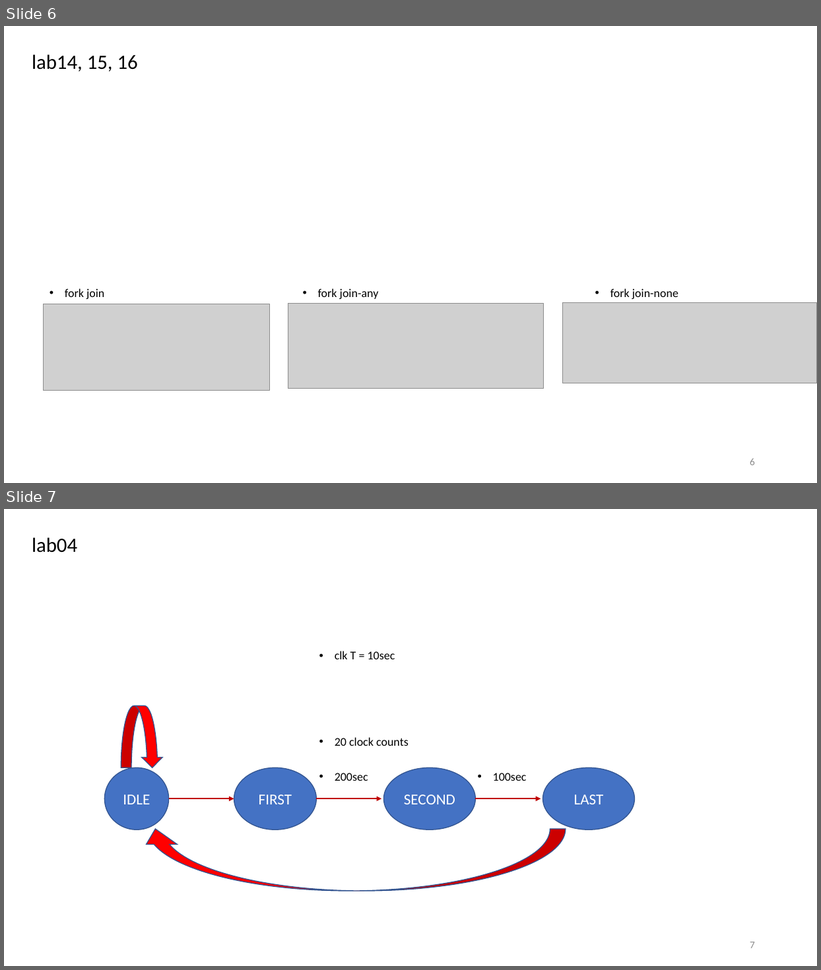
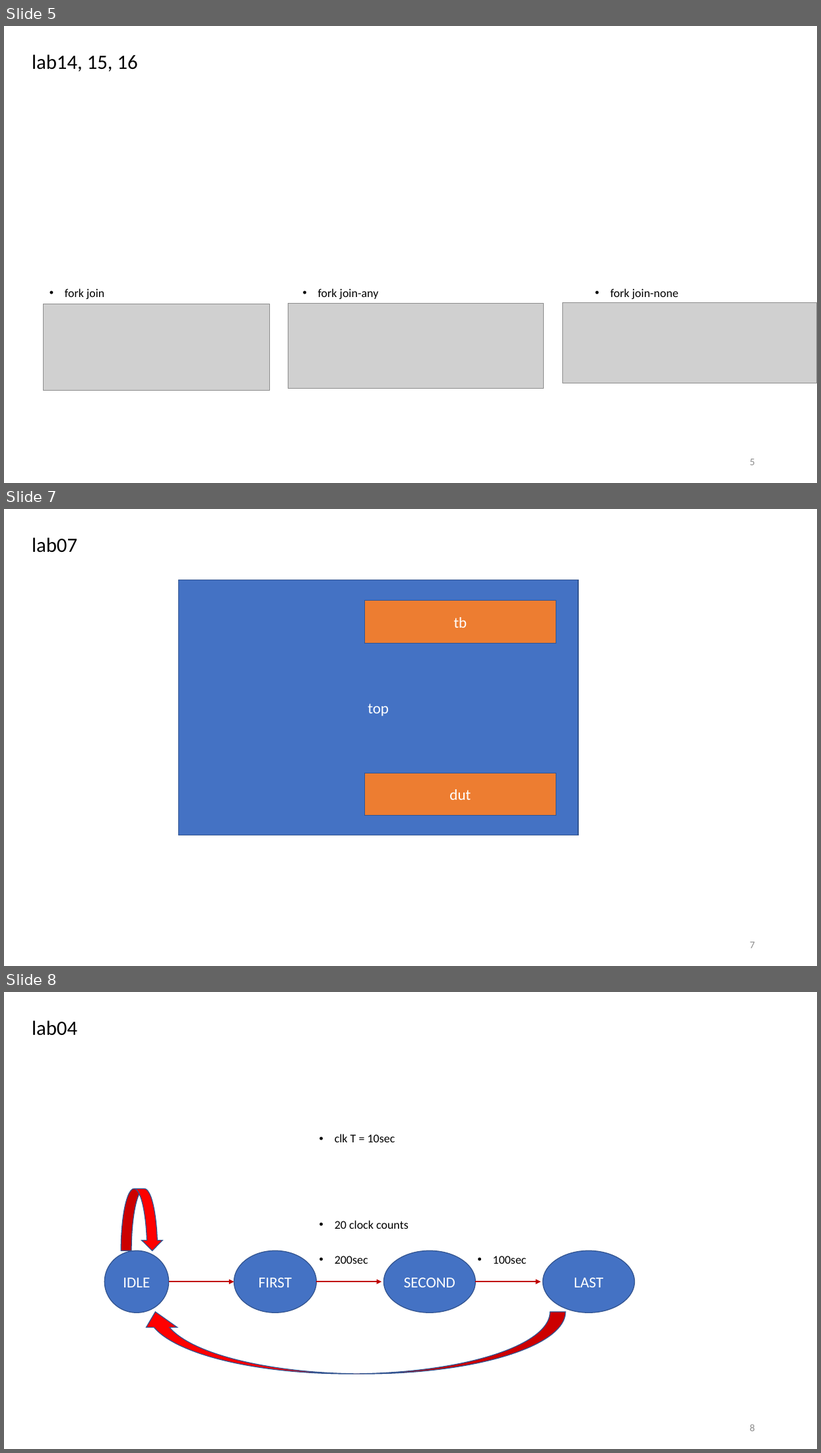
Before and after one commit to r06942072/study_sv, a slide deck: note.pptx. Shown one above the other, each under a label of ours: slides 6 and 7 before the commit, slides 5, 7 and 8 after it; the slides between them are not shown. The pictures are 821x970 and 821x1453 pixels, drawn with LibreOffice and Linux fonts; fonts in the diff are those of the drawing; grey boxes stand for pictures. Boxes give left, top, right and bottom in pixels: in the first picture for what was removed or moved away, otherwise in the second. Text is boxed around its words. In the diff, an @@ line names an element or a change of style, - is before the commit and + after.

```diff
--- a/note.pptx
+++ b/note.pptx
@@ slide 7 added at (4,509,817,966), background #FFFFFF @@
@@ title added at (32,537,77,553), 24 pt, text #000000 @@
+lab07
@@ rectangle added at (178,580,579,835), fill #4472C4, outline #325491 1 pt, 18 pt, text #FFFFFF @@
+top
@@ rectangle added at (364,601,556,643), fill #ED7D31, outline #325491 1 pt, 18 pt, text #FFFFFF @@
+tb
@@ rectangle added at (364,773,556,816), fill #ED7D31, outline #325491 1 pt, 18 pt, text #FFFFFF @@
+dut
@@ page number added at (750,942,755,949), 12 pt, text #8C8C8C @@
+7
@@ what was slide 6 is now slide 5 @@
@@ page number at (750,459,755,466): text changed @@
-6
+5
@@ what was slide 7 is now slide 8 @@
@@ page number at (750,1424,755,1432): text changed @@
-7
+8
```
Also in this commit, not shown: 1 other slide added, 1 slide removed, 8 other files.
